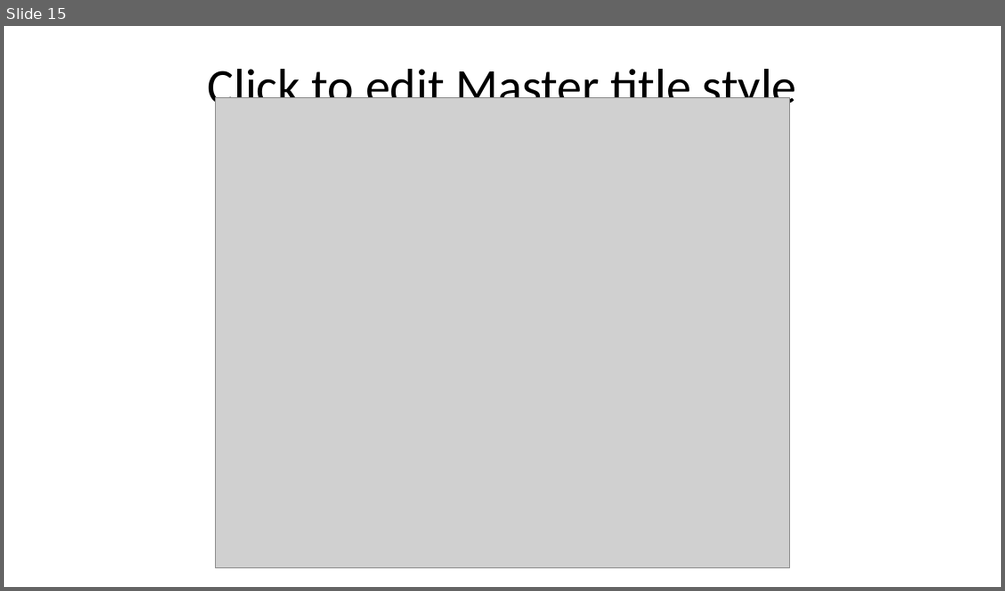
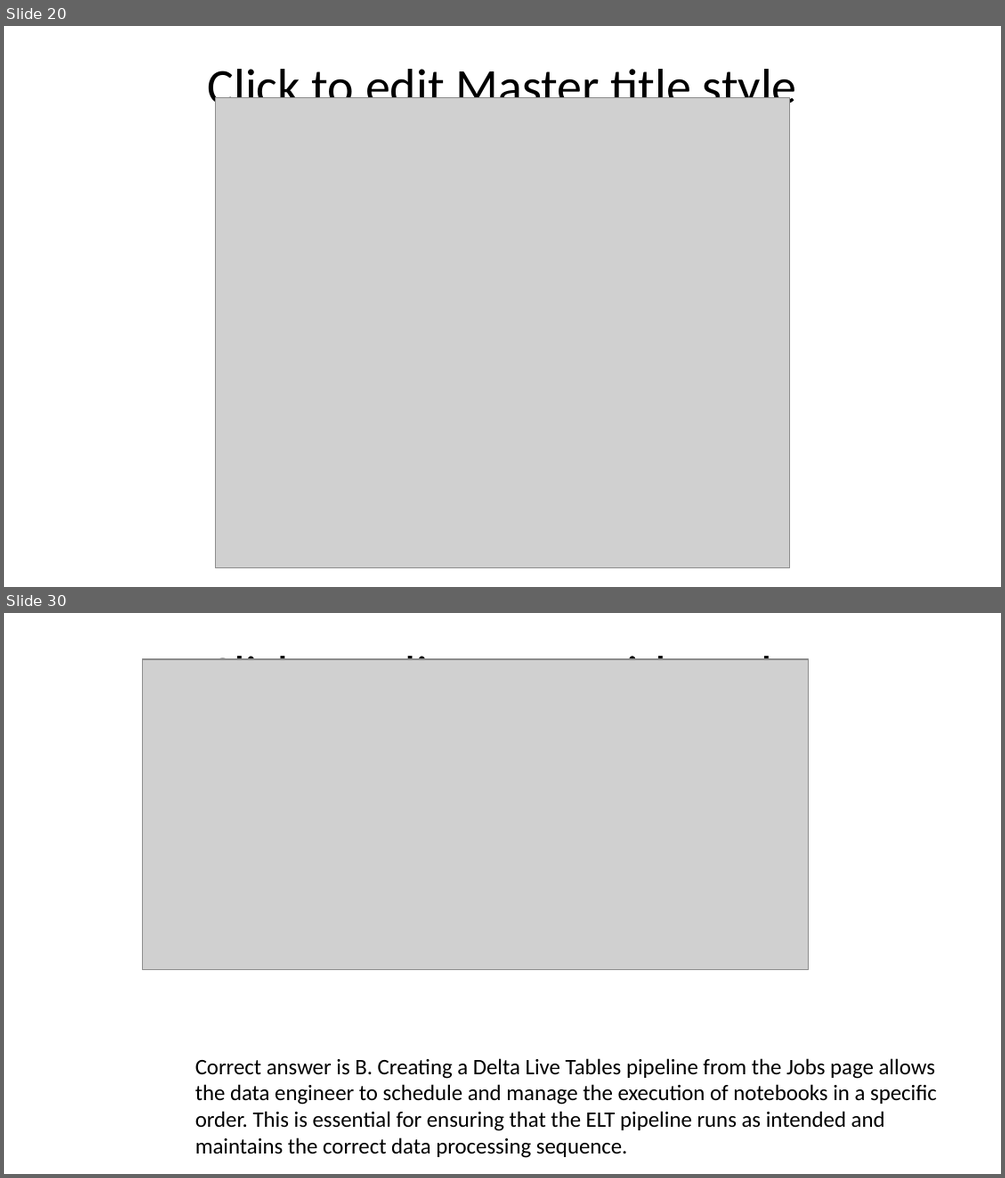
Before and after one commit to timothywarner-org/databricks, a slide deck: warner-databricks-slides.pptx. Shown one above the other, each under a label of ours: slide 15 before the commit, slides 20 and 30 after it; the slides between them are not shown. The pictures are 1005x591 and 1005x1178 pixels, drawn with LibreOffice and Linux fonts; fonts in the diff are those of the drawing; grey boxes stand for pictures; background and template pictures are left out. Boxes give left, top, right and bottom in pixels: in the first picture for what was removed or moved away, otherwise in the second. Text is boxed around its words. In the diff, an @@ line names an element or a change of style, - is before the commit and + after.

```diff
--- a/warner-databricks-slides.pptx
+++ b/warner-databricks-slides.pptx
@@ slide 30 added at (4, 613, 1001, 1174), background picture (left out); not listed: 1 template element that a slide beside it also shows @@
@@ text added at (725, 632, 784, 656), 14 pt, text #FFFFFF @@
+Source: academy.databricks.com
@@ title added at (138, 656, 521, 665), 33 pt, text #FFFFFF @@
+Practice Question #9
@@ picture added at (143, 659, 809, 969) @@
@@ text added at (195, 1058, 937, 1158), 16 pt, text #000000 @@
+Correct answer is B. Creating a Delta Live Tables pipeline from the Jobs page allows the data engineer to schedule and manage the execution of notebooks in a specific order. This is essential for ensuring that the ELT pipeline runs as intended and maintains the correct data processing sequence.
@@ what was slide 15 is now slide 20 @@
```
Also in this commit, not shown: 1 slide changed, 25 other slides added.
